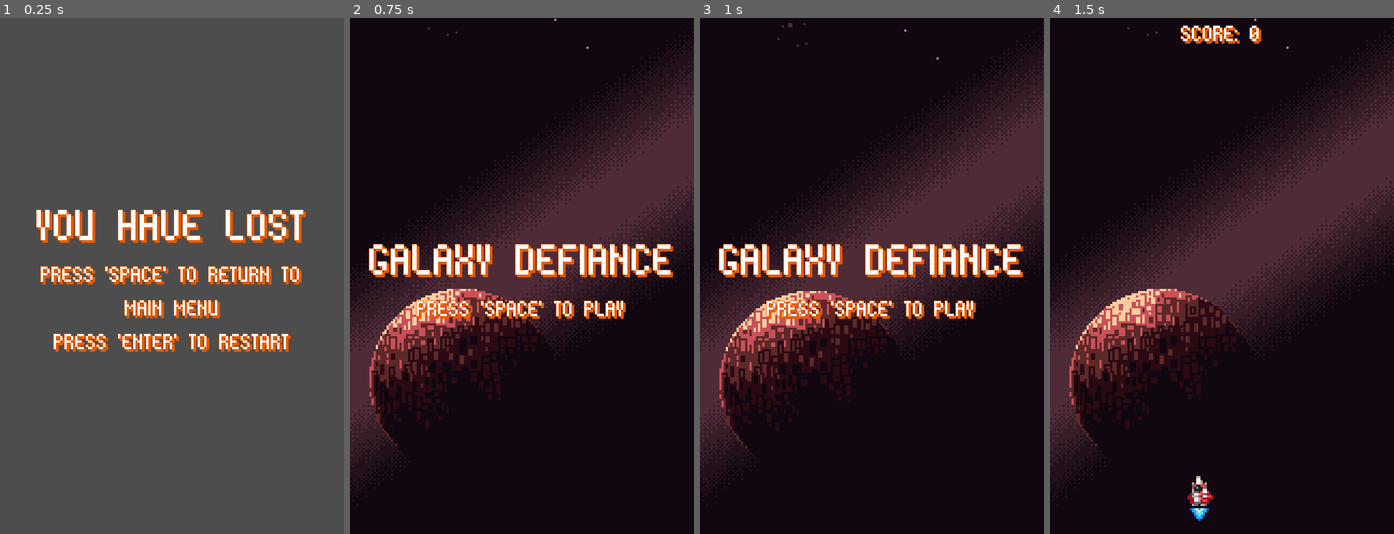
Above: before the commit, frames 1-4 (left to right).
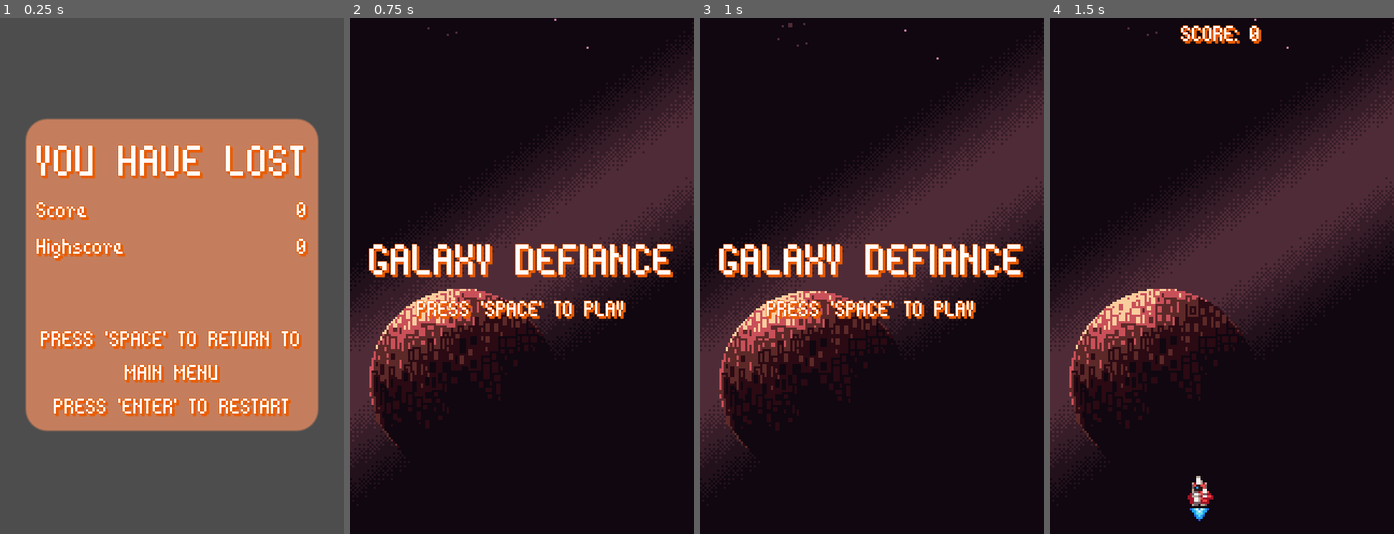
Above: after the commit, the same moments.

Repository: jordan95v/galaxy_defiance
Game: Godot game, scene res://scenes/ui/game_over_menu/game_over_menu.tscn
Two runs of this game, one before a commit and one after it. Both use one fixed random seed, a clock stepped at 60 frames per second and the inputs below. This scene is started directly instead of the project's main scene.
Inputs:
- Up to frame 1 (0.25 s): no input
- Up to frame 2 (0.75 s): tap Space (space) at 0.5 s; hold D (bank_right) from 0.53 s (still down); hold Enter (enter) from 0.53 s (still down)
- Up to frame 3 (1 s): keep holding D (bank_right); keep holding Enter (enter)
- Up to frame 4 (1.5 s): tap Space (space) at 1.25 s; release D (bank_right) at 1.28 s; release Enter (enter) at 1.28 s; hold A (bank_left) from 1.28 s (still down); tap Enter (enter) at 1.35 s

The runs differ from the first frame. In frame 1, 51% of the frame differs, in the area x 7-93%, y 19-81%; in frame 2, nothing differs; in frame 3, nothing differs; in frame 4, nothing differs.

Commit message:
Added score and highscore to death screen.

Diff:
--- a/project.godot
+++ b/project.godot
@@ -18,6 +18,7 @@
 [autoload]
 
 GameEvents="*res://scenes/autoload/game_events.gd"
+ResourcesHandler="*res://scenes/autoload/resources_handler.gd"
 
 [display]
 
--- a/resources/game_stats.gd
+++ b/resources/game_stats.gd
@@ -7,4 +7,6 @@
 
 func increment_score(value: int) -> void:
 	score += value
+	if score > highscore:
+		highscore = score
 	GameEvents.score_changed.emit(score)
--- /dev/null
+++ b/resources/game_stats.tres
@@ -0,0 +1,6 @@
+[gd_resource type="Resource" script_class="GameStats" load_steps=2 format=3 uid="uid://hxti7ucaxsad"]
+
+[ext_resource type="Script" path="res://resources/game_stats.gd" id="1_f0v4w"]
+
+[resource]
+script = ExtResource("1_f0v4w")
--- /dev/null
+++ b/scenes/autoload/resources_handler.gd
@@ -0,0 +1,3 @@
+extends Node
+
+var game_stats: GameStats = load("res://resources/game_stats.tres") as GameStats
--- a/scenes/game_objects/explosion/explosion.gd
+++ b/scenes/game_objects/explosion/explosion.gd
@@ -2,5 +2,6 @@
 
 @onready var animated_sprite_2d: AnimatedSprite2D = $AnimatedSprite2D
 
+
 func _ready() -> void:
 	animated_sprite_2d.animation_finished.connect(queue_free)
--- a/scenes/main/main.gd
+++ b/scenes/main/main.gd
@@ -1,18 +1,17 @@
 extends Node2D
 
-@export var game_stats: GameStats
 @export var game_over_menu_scene: PackedScene
 @onready var ship: Ship = $Entities/Ship
 
 
 func _ready() -> void:
-	game_stats.score = 0
+	ResourcesHandler.game_stats.score = 0
+	GameEvents.enemy_killed.connect(on_enemy_killed)
 	ship.tree_exited.connect(on_ship_died)
-	GameEvents.enemy_killed.connect(on_enemy_killed)
 
 
 func on_enemy_killed(points: int) -> void:
-	game_stats.increment_score(points)
+	ResourcesHandler.game_stats.increment_score(points)
 
 
 func on_ship_died() -> void:
--- a/scenes/main/main.tscn
+++ b/scenes/main/main.tscn
@@ -1,19 +1,14 @@
-[gd_scene load_steps=9 format=3 uid="uid://cxiveaxttj6vb"]
+[gd_scene load_steps=7 format=3 uid="uid://cxiveaxttj6vb"]
 
 [ext_resource type="PackedScene" uid="uid://2v522uaf6evr" path="res://scenes/game_objects/ship/ship.tscn" id="1_uolv7"]
 [ext_resource type="Script" path="res://scenes/main/main.gd" id="1_vbwxv"]
 [ext_resource type="PackedScene" uid="uid://ckg8m0k737l3a" path="res://scenes/ui/space_background/space_background.tscn" id="1_wh50s"]
 [ext_resource type="PackedScene" uid="uid://6okjpf8xs4hc" path="res://scenes/ui/game_over_menu/game_over_menu.tscn" id="2_7s5fa"]
-[ext_resource type="Script" path="res://resources/game_stats.gd" id="2_fiuyy"]
 [ext_resource type="PackedScene" uid="uid://digchsganjtu" path="res://scenes/managers/enemy_manager/enemy_manager.tscn" id="2_hf1x8"]
 [ext_resource type="PackedScene" uid="uid://btkw6h1cx5ce" path="res://scenes/ui/score_ui/score_ui.tscn" id="7_e5xst"]
 
-[sub_resource type="Resource" id="Resource_f1uc6"]
-script = ExtResource("2_fiuyy")
-
 [node name="Main" type="Node2D"]
 script = ExtResource("1_vbwxv")
-game_stats = SubResource("Resource_f1uc6")
 game_over_menu_scene = ExtResource("2_7s5fa")
 
 [node name="SpaceBackground" parent="." instance=ExtResource("1_wh50s")]
--- a/scenes/ui/game_over_menu/game_over_menu.gd
+++ b/scenes/ui/game_over_menu/game_over_menu.gd
@@ -2,10 +2,14 @@
 
 var menu_scene: PackedScene = load("res://scenes/ui/menu/menu.tscn")
 var game_scene: PackedScene = load("res://scenes/main/main.tscn")
+@onready var score_value_label: Label = %ScoreValueLabel
+@onready var highscore_value_label: Label = %HighscoreValueLabel
 
 
 func _ready() -> void:
-	get_tree().paused = true
+	score_value_label.text = str(ResourcesHandler.game_stats.score)
+	highscore_value_label.text = str(ResourcesHandler.game_stats.highscore)
+
 
 func _input(event: InputEvent) -> void:
 	var actual_scene: PackedScene
@@ -15,5 +19,4 @@
 		actual_scene = game_scene
 	if not actual_scene:
 		return
-	get_tree().paused = false
 	get_tree().change_scene_to_packed(actual_scene)
--- a/scenes/ui/game_over_menu/game_over_menu.tscn
+++ b/scenes/ui/game_over_menu/game_over_menu.tscn
@@ -1,8 +1,19 @@
-[gd_scene load_steps=5 format=3 uid="uid://6okjpf8xs4hc"]
+[gd_scene load_steps=6 format=3 uid="uid://6okjpf8xs4hc"]
 
 [ext_resource type="Script" path="res://scenes/ui/game_over_menu/game_over_menu.gd" id="1_cn5nt"]
 [ext_resource type="FontFile" uid="uid://d4l8ftvhdjw1d" path="res://assets/BitPotion.ttf" id="1_o0x7y"]
 [ext_resource type="LabelSettings" uid="uid://c727recbjvjo4" path="res://resources/ui/bit_potion_normal_text.tres" id="3_36h0b"]
+
+[sub_resource type="StyleBoxFlat" id="StyleBoxFlat_actub"]
+bg_color = Color(0.772549, 0.494118, 0.364706, 1)
+corner_radius_top_left = 10
+corner_radius_top_right = 10
+corner_radius_bottom_right = 10
+corner_radius_bottom_left = 10
+expand_margin_left = 5.0
+expand_margin_top = 5.0
+expand_margin_right = 5.0
+expand_margin_bottom = 5.0
 
 [sub_resource type="LabelSettings" id="LabelSettings_8d5m4"]
 font = ExtResource("1_o0x7y")
@@ -22,18 +33,57 @@
 grow_horizontal = 2
 grow_vertical = 2
 
-[node name="VBoxContainer" type="VBoxContainer" parent="CenterContainer"]
+[node name="PanelContainer" type="PanelContainer" parent="CenterContainer"]
+layout_mode = 2
+theme_override_styles/panel = SubResource("StyleBoxFlat_actub")
+
+[node name="VBoxContainer" type="VBoxContainer" parent="CenterContainer/PanelContainer"]
 layout_mode = 2
 alignment = 1
 
-[node name="GameLabel" type="Label" parent="CenterContainer/VBoxContainer"]
+[node name="GameLabel" type="Label" parent="CenterContainer/PanelContainer/VBoxContainer"]
 unique_name_in_owner = true
 layout_mode = 2
 text = "YOU HAVE LOST"
 label_settings = SubResource("LabelSettings_8d5m4")
 horizontal_alignment = 1
 
-[node name="HintLabel" type="Label" parent="CenterContainer/VBoxContainer"]
+[node name="ScoreContainer" type="HBoxContainer" parent="CenterContainer/PanelContainer/VBoxContainer"]
+layout_mode = 2
+
+[node name="ScoreLabel" type="Label" parent="CenterContainer/PanelContainer/VBoxContainer/ScoreContainer"]
+unique_name_in_owner = true
+layout_mode = 2
+size_flags_horizontal = 3
+text = "Score"
+label_settings = ExtResource("3_36h0b")
+
+[node name="ScoreValueLabel" type="Label" parent="CenterContainer/PanelContainer/VBoxContainer/ScoreContainer"]
+unique_name_in_owner = true
+layout_mode = 2
+text = "0"
+label_settings = ExtResource("3_36h0b")
+
+[node name="HighscoreContainer" type="HBoxContainer" parent="CenterContainer/PanelContainer/VBoxContainer"]
+layout_mode = 2
+
+[node name="HighscoreLabel" type="Label" parent="CenterContainer/PanelContainer/VBoxContainer/HighscoreContainer"]
+unique_name_in_owner = true
+layout_mode = 2
+size_flags_horizontal = 3
+text = "Highscore"
+label_settings = ExtResource("3_36h0b")
+
+[node name="HighscoreValueLabel" type="Label" parent="CenterContainer/PanelContainer/VBoxContainer/HighscoreContainer"]
+unique_name_in_owner = true
+layout_mode = 2
+text = "0"
+label_settings = ExtResource("3_36h0b")
+
+[node name="Space" type="Label" parent="CenterContainer/PanelContainer/VBoxContainer"]
+layout_mode = 2
+
+[node name="HintLabel" type="Label" parent="CenterContainer/PanelContainer/VBoxContainer"]
 unique_name_in_owner = true
 layout_mode = 2
 text = "PRESS 'SPACE' TO RETURN TO
